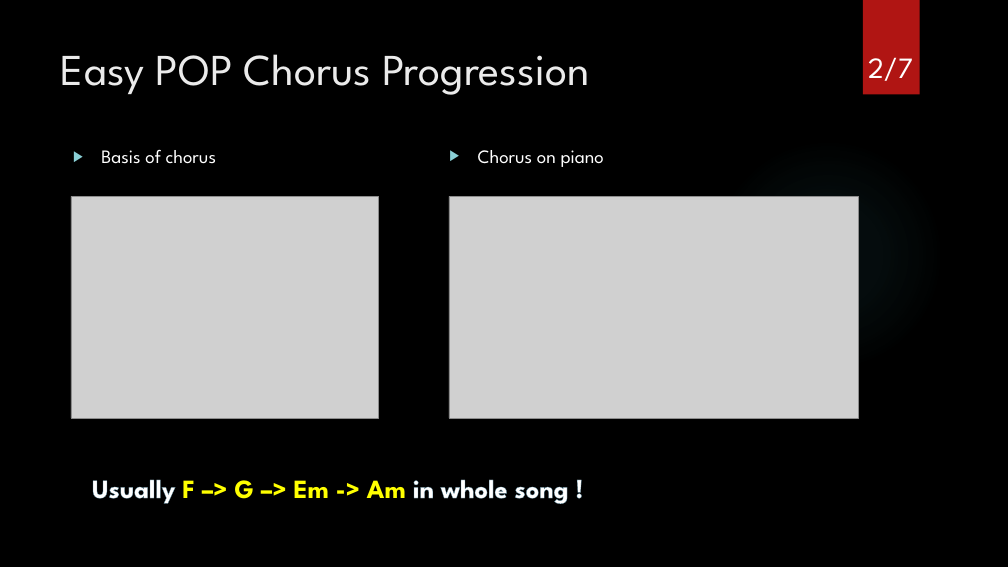
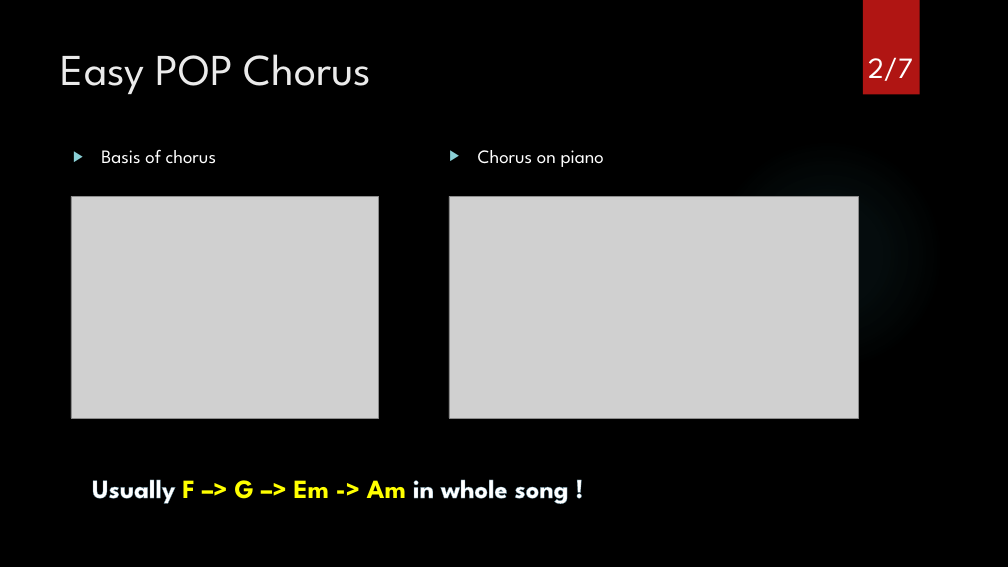
Before and after one commit to Johnny850807/BWS_IronMan, a slide deck: slide 2 of How easily to make a POP song.pptx. Drawn at 1008x567 pixels with LibreOffice and Linux fonts; fonts in the diff are those of the drawing; grey boxes stand for pictures; background and template pictures are left out. Boxes give left, top, right and bottom in pixels: in the first picture for what was removed or moved away, otherwise in the second. Text is boxed around its words. In the diff, an @@ line names an element or a change of style, - is before the commit and + after.

```diff
--- a/How easily to make a POP song.pptx
+++ b/How easily to make a POP song.pptx
@@ title at (x1=61, y1=54, x2=371, y2=94): text changed @@
-Easy POP Chorus Progression
+Easy POP Chorus
```
Also in this commit, not shown: 4 other slides changed, 6 other files.
